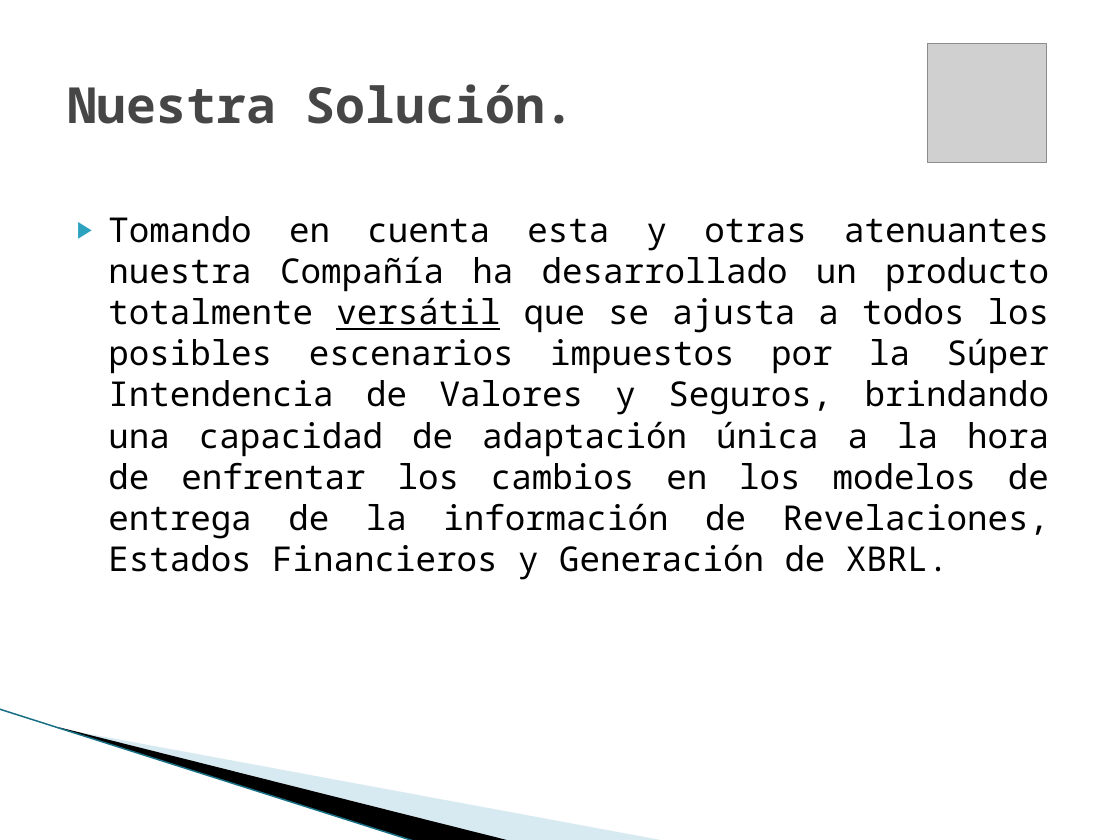
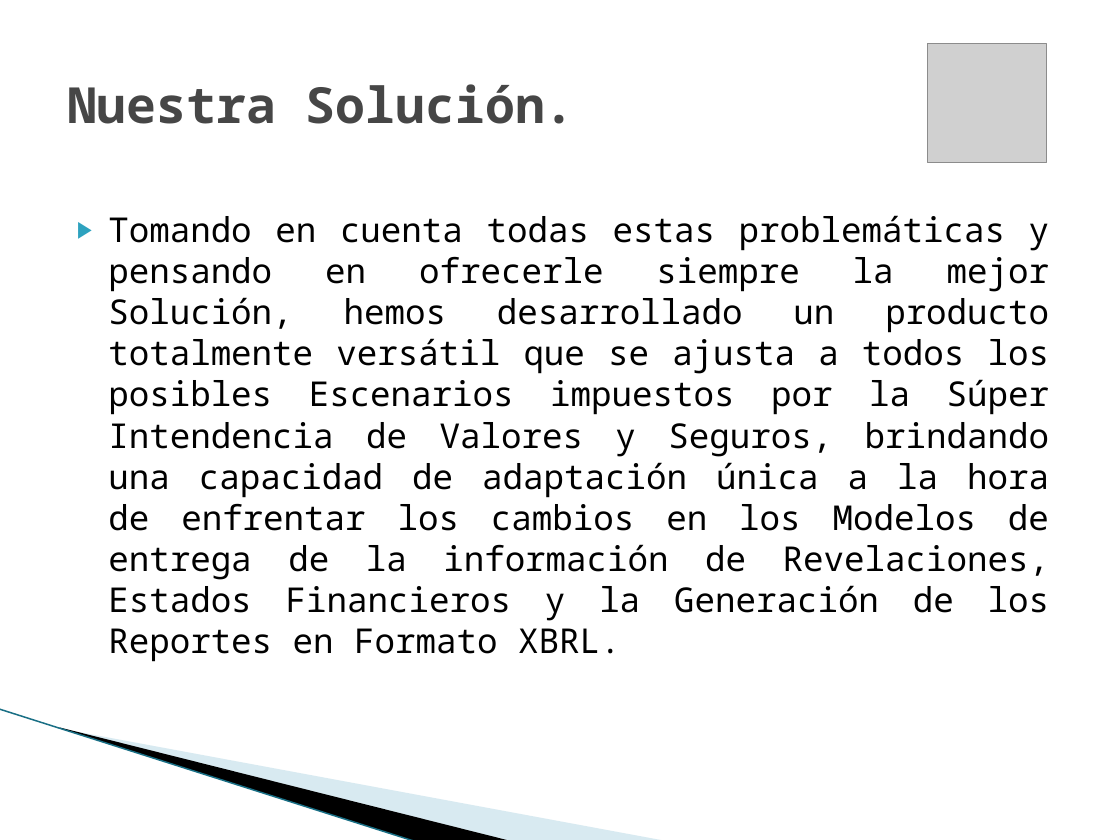
Before and after one commit to vicky1404/rev-ii, a slide deck: slide 8 of docs/comercial/brochure.pptx. Drawn at 1120x840 pixels with LibreOffice and Linux fonts; fonts in the diff are those of the drawing; grey boxes stand for pictures; background and template pictures are left out. Boxes give left, top, right and bottom in pixels: in the first picture for what was removed or moved away, otherwise in the second. Text is boxed around its words. In the diff, an @@ line names an element or a change of style, - is before the commit and + after.

```diff
--- a/docs/comercial/brochure.pptx
+++ b/docs/comercial/brochure.pptx
@@ text at bbox=[108, 215, 1050, 662]: text changed @@
-▶ Tomando en cuenta esta y otras atenuantes nuestra Compañía ha desarrollado un producto totalmente versátil que se ajusta a todos los posibles escenarios impuestos por la Súper Intendencia de Valores y Seguros, brindando una capacidad de adaptación única a la hora de enfrentar los cambios en los modelos de entrega de la información de Revelaciones, Estados Financieros y Generación de XBRL.
+▶ Tomando en cuenta todas estas problemáticas y pensando en ofrecerle siempre la mejor Solución, hemos desarrollado un producto totalmente versátil que se ajusta a todos los posibles Escenarios impuestos por la Súper Intendencia de Valores y Seguros, brindando una capacidad de adaptación única a la hora de enfrentar los cambios en los Modelos de entrega de la información de Revelaciones, Estados Financieros y la Generación de los Reportes en Formato XBRL.
```
Also in this commit, not shown: 8 other slides changed.
